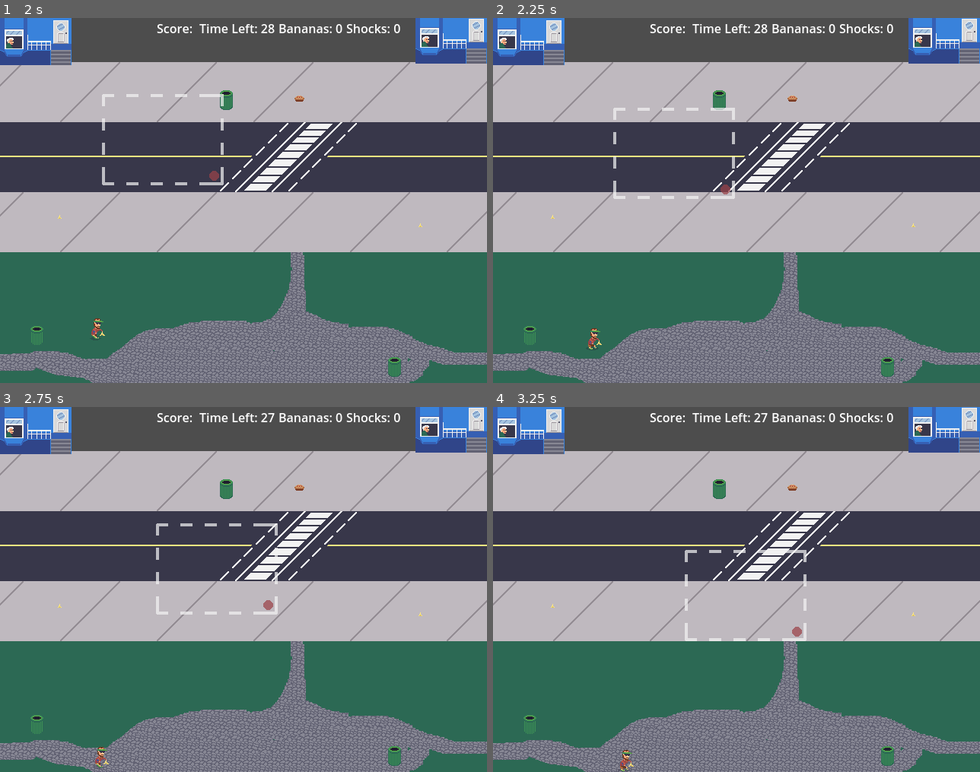
Above: before the commit, frames 1-4 (two rows, left to right).
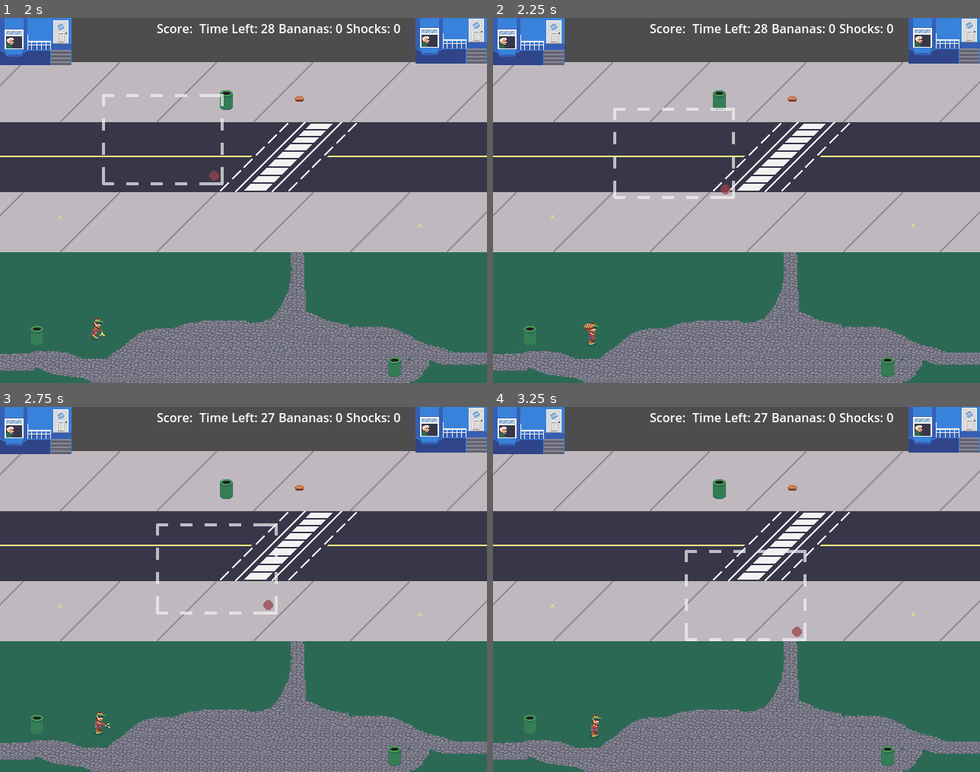
Above: after the commit, the same moments.

Repository: CarsonWebster/Game-of-Gags
Game: Godot game, scene res://Scenes/main_menu.tscn
Two runs of this game, one before a commit and one after it. Both use one fixed random seed, a clock stepped at 60 frames per second and the inputs below.
Inputs:
- Up to frame 1 (2 s): click "Play Game" at 0.5 s; hold D (walk_right) from 1.28 s (still down); hold J (attack1) from 1.28 s (still down); tap K (attack2) at 1.55 s
- Up to frame 2 (2.25 s): release D (walk_right) at 2.03 s; release J (attack1) at 2.03 s; hold S (walk_down) from 2.03 s (still down); tap K (attack2) at 2.1 s
- Up to frame 3 (2.75 s): keep holding S (walk_down); tap L (attack3) at 2.3 s
- Up to frame 4 (3.25 s): release S (walk_down) at 2.78 s; hold D (walk_right) from 2.78 s (still down); hold L (attack3) from 2.78 s (still down); tap J (attack1) at 3.05 s

Frame 1 is identical in both runs. In frame 2, 0.1% of the frame differs, in the area x 18-23%, y 83-91%; in frame 3, 0.2%, in the area x 19-23%, y 83-100%; in frame 4, 0.2%.

Commit message:
Player animations

Diff:
--- a/Scenes/player.tscn
+++ b/Scenes/player.tscn
@@ -9,6 +9,8 @@
 [ext_resource type="Texture2D" uid="uid://ceclqxxttr2gt" path="res://Assets/player/player-stand-handshake.png" id="5_n72ix"]
 [ext_resource type="Texture2D" uid="uid://bqu65a8i36pxi" path="res://Assets/player/player-handshake-miss.png" id="5_pnvgl"]
 [ext_resource type="Texture2D" uid="uid://dp1a3gooh35a" path="res://Assets/player/player-victory-spritesheet.png" id="8_q2da5"]
+[ext_resource type="Texture2D" uid="uid://do7myhuyr2eje" path="res://Assets/player/player-pie-walk-spritesheet.png" id="9_mmtof"]
+[ext_resource type="Texture2D" uid="uid://c8jtop5yqsrsw" path="res://Assets/player/player-walk-spritesheet.png" id="10_2vgfl"]
 
 [sub_resource type="AtlasTexture" id="AtlasTexture_x01mb"]
 atlas = ExtResource("3_vw2ce")
@@ -62,6 +64,14 @@
 atlas = ExtResource("3_vpq03")
 region = Rect2(128, 0, 64, 64)
 
+[sub_resource type="AtlasTexture" id="AtlasTexture_qrj7w"]
+atlas = ExtResource("9_mmtof")
+region = Rect2(0, 0, 64, 64)
+
+[sub_resource type="AtlasTexture" id="AtlasTexture_6hjxb"]
+atlas = ExtResource("9_mmtof")
+region = Rect2(64, 0, 64, 64)
+
 [sub_resource type="AtlasTexture" id="AtlasTexture_n7iuy"]
 atlas = ExtResource("8_q2da5")
 region = Rect2(0, 0, 64, 64)
@@ -118,12 +128,12 @@
 atlas = ExtResource("8_q2da5")
 region = Rect2(832, 0, 64, 64)
 
-[sub_resource type="AtlasTexture" id="AtlasTexture_nhenm"]
-atlas = ExtResource("4_fnmqy")
-region = Rect2(0, 0, 64, 64)
-
-[sub_resource type="AtlasTexture" id="AtlasTexture_nrq34"]
-atlas = ExtResource("4_fnmqy")
+[sub_resource type="AtlasTexture" id="AtlasTexture_iymt2"]
+atlas = ExtResource("10_2vgfl")
+region = Rect2(0, 0, 64, 64)
+
+[sub_resource type="AtlasTexture" id="AtlasTexture_3cw3a"]
+atlas = ExtResource("10_2vgfl")
 region = Rect2(64, 0, 64, 64)
 
 [sub_resource type="SpriteFrames" id="SpriteFrames_fubbr"]
@@ -141,117 +151,128 @@
 "duration": 1.0,
 "texture": SubResource("AtlasTexture_el4h2")
 }],
+"loop": false,
+"name": &"Banana Drop",
+"speed": 5.0
+}, {
+"frames": [{
+"duration": 1.0,
+"texture": SubResource("AtlasTexture_kumqu")
+}, {
+"duration": 1.0,
+"texture": SubResource("AtlasTexture_dcyjj")
+}],
+"loop": false,
+"name": &"Banana Walk",
+"speed": 5.0
+}, {
+"frames": [{
+"duration": 1.0,
+"texture": SubResource("AtlasTexture_4shtt")
+}],
+"loop": false,
+"name": &"Handshake",
+"speed": 5.0
+}, {
+"frames": [{
+"duration": 1.0,
+"texture": SubResource("AtlasTexture_7ti35")
+}, {
+"duration": 1.0,
+"texture": SubResource("AtlasTexture_17etk")
+}],
+"loop": false,
+"name": &"Handshake Miss",
+"speed": 5.0
+}, {
+"frames": [{
+"duration": 1.0,
+"texture": SubResource("AtlasTexture_1dos7")
+}],
+"loop": false,
+"name": &"Idle",
+"speed": 5.0
+}, {
+"frames": [{
+"duration": 1.0,
+"texture": SubResource("AtlasTexture_rho5h")
+}, {
+"duration": 1.0,
+"texture": SubResource("AtlasTexture_8d0sw")
+}, {
+"duration": 1.0,
+"texture": SubResource("AtlasTexture_ssuu3")
+}],
+"loop": false,
+"name": &"Pie Throw",
+"speed": 5.0
+}, {
+"frames": [{
+"duration": 1.0,
+"texture": SubResource("AtlasTexture_qrj7w")
+}, {
+"duration": 1.0,
+"texture": SubResource("AtlasTexture_6hjxb")
+}],
+"loop": false,
+"name": &"Pie Walk",
+"speed": 5.0
+}, {
+"frames": [{
+"duration": 1.0,
+"texture": SubResource("AtlasTexture_n7iuy")
+}, {
+"duration": 1.0,
+"texture": SubResource("AtlasTexture_kt7tg")
+}, {
+"duration": 1.0,
+"texture": SubResource("AtlasTexture_jbe8n")
+}, {
+"duration": 1.0,
+"texture": SubResource("AtlasTexture_1kfo4")
+}, {
+"duration": 1.0,
+"texture": SubResource("AtlasTexture_tmdjb")
+}, {
+"duration": 1.0,
+"texture": SubResource("AtlasTexture_yet83")
+}, {
+"duration": 1.0,
+"texture": SubResource("AtlasTexture_7tak2")
+}, {
+"duration": 1.0,
+"texture": SubResource("AtlasTexture_si1e0")
+}, {
+"duration": 1.0,
+"texture": SubResource("AtlasTexture_vm14v")
+}, {
+"duration": 1.0,
+"texture": SubResource("AtlasTexture_mdatb")
+}, {
+"duration": 1.0,
+"texture": SubResource("AtlasTexture_yf85t")
+}, {
+"duration": 1.0,
+"texture": SubResource("AtlasTexture_7tuwa")
+}, {
+"duration": 1.0,
+"texture": SubResource("AtlasTexture_5f0ci")
+}, {
+"duration": 1.0,
+"texture": SubResource("AtlasTexture_ohcp2")
+}],
+"loop": false,
+"name": &"Victory",
+"speed": 5.0
+}, {
+"frames": [{
+"duration": 1.0,
+"texture": SubResource("AtlasTexture_iymt2")
+}, {
+"duration": 1.0,
+"texture": SubResource("AtlasTexture_3cw3a")
+}],
 "loop": true,
-"name": &"Banana Drop",
-"speed": 5.0
-}, {
-"frames": [{
-"duration": 1.0,
-"texture": SubResource("AtlasTexture_kumqu")
-}, {
-"duration": 1.0,
-"texture": SubResource("AtlasTexture_dcyjj")
-}],
-"loop": true,
-"name": &"Banana Walk",
-"speed": 5.0
-}, {
-"frames": [{
-"duration": 1.0,
-"texture": SubResource("AtlasTexture_4shtt")
-}],
-"loop": true,
-"name": &"Handshake",
-"speed": 5.0
-}, {
-"frames": [{
-"duration": 1.0,
-"texture": SubResource("AtlasTexture_7ti35")
-}, {
-"duration": 1.0,
-"texture": SubResource("AtlasTexture_17etk")
-}],
-"loop": true,
-"name": &"Handshake Miss",
-"speed": 5.0
-}, {
-"frames": [{
-"duration": 1.0,
-"texture": SubResource("AtlasTexture_1dos7")
-}],
-"loop": false,
-"name": &"Idle",
-"speed": 5.0
-}, {
-"frames": [{
-"duration": 1.0,
-"texture": SubResource("AtlasTexture_rho5h")
-}, {
-"duration": 1.0,
-"texture": SubResource("AtlasTexture_8d0sw")
-}, {
-"duration": 1.0,
-"texture": SubResource("AtlasTexture_ssuu3")
-}],
-"loop": false,
-"name": &"Pie Throw",
-"speed": 5.0
-}, {
-"frames": [{
-"duration": 1.0,
-"texture": SubResource("AtlasTexture_n7iuy")
-}, {
-"duration": 1.0,
-"texture": SubResource("AtlasTexture_kt7tg")
-}, {
-"duration": 1.0,
-"texture": SubResource("AtlasTexture_jbe8n")
-}, {
-"duration": 1.0,
-"texture": SubResource("AtlasTexture_1kfo4")
-}, {
-"duration": 1.0,
-"texture": SubResource("AtlasTexture_tmdjb")
-}, {
-"duration": 1.0,
-"texture": SubResource("AtlasTexture_yet83")
-}, {
-"duration": 1.0,
-"texture": SubResource("AtlasTexture_7tak2")
-}, {
-"duration": 1.0,
-"texture": SubResource("AtlasTexture_si1e0")
-}, {
-"duration": 1.0,
-"texture": SubResource("AtlasTexture_vm14v")
-}, {
-"duration": 1.0,
-"texture": SubResource("AtlasTexture_mdatb")
-}, {
-"duration": 1.0,
-"texture": SubResource("AtlasTexture_yf85t")
-}, {
-"duration": 1.0,
-"texture": SubResource("AtlasTexture_7tuwa")
-}, {
-"duration": 1.0,
-"texture": SubResource("AtlasTexture_5f0ci")
-}, {
-"duration": 1.0,
-"texture": SubResource("AtlasTexture_ohcp2")
-}],
-"loop": true,
-"name": &"Victory",
-"speed": 5.0
-}, {
-"frames": [{
-"duration": 1.0,
-"texture": SubResource("AtlasTexture_nhenm")
-}, {
-"duration": 1.0,
-"texture": SubResource("AtlasTexture_nrq34")
-}],
-"loop": false,
 "name": &"Walk",
 "speed": 5.0
 }]
@@ -269,7 +290,7 @@
 
 [node name="AnimatedSprite2D" type="AnimatedSprite2D" parent="."]
 sprite_frames = SubResource("SpriteFrames_fubbr")
-animation = &"Banana Drop"
+animation = &"Walk"
 
 [node name="CollisionShape2D" type="CollisionShape2D" parent="."]
 position = Vector2(0, 11)
--- a/Scripts/pie_projectile.gd
+++ b/Scripts/pie_projectile.gd
@@ -20,11 +20,11 @@
 	else:
 		position.x += SPEED * delta
 	position.y += FALLING_SPEED * delta
-	print("Y pos: ", position.y, "difference: ", start_y - position.y)
+	#print("Y pos: ", position.y, "difference: ", start_y - position.y)
 	if (position.y - start_y ) > RANGE:
 		queue_free()
 
 func throw(moving_left: bool):
 	sprite.flip_v = moving_left
 	start_y = position.y
-	print("Starting y: ", start_y)
+	#print("Starting y: ", start_y)
--- a/Scripts/player.gd
+++ b/Scripts/player.gd
@@ -16,16 +16,20 @@
 enum PlayerState {
 	IDLE,
 	WALK,
+	PIE_WALK,
 	PIE,
 	BANANA_WALK,
 	BANANA,
 	SHOCK,
 }
+var MoveableStates: Array[PlayerState] = [PlayerState.IDLE, PlayerState.WALK, PlayerState.BANANA_WALK, PlayerState.PIE_WALK]
+var NonMoveableStates: Array[PlayerState] = [PlayerState.PIE, PlayerState.BANANA, PlayerState.SHOCK]
 
 var current_state: PlayerState
 func set_state(new_state: PlayerState):
 	if current_state != new_state:
 		current_state = new_state
+		#print(current_state)
 
 func _ready():
 	screen_size = get_viewport_rect().size
@@ -36,15 +40,17 @@
 		set_state(PlayerState.BANANA_WALK)
 	if Input.is_action_just_released("attack1"):
 		set_state(PlayerState.BANANA)
-	if Input.is_action_just_pressed("attack2"):
+	if Input.is_action_pressed("attack2"):
+		set_state(PlayerState.PIE_WALK)
+	if Input.is_action_just_released("attack2"):
 		set_state(PlayerState.PIE)
-	if Input.is_action_just_pressed("attack3"):
+	if Input.is_action_pressed("attack3"):
 		set_state(PlayerState.SHOCK)
 
 
 func _physics_process(_delta):
 	# Get input if we are in IDLE or WALK state
-	if current_state == PlayerState.IDLE or current_state == PlayerState.WALK or current_state == PlayerState.BANANA_WALK:
+	if current_state == PlayerState.IDLE or current_state == PlayerState.WALK or current_state == PlayerState.BANANA_WALK or current_state == PlayerState.PIE_WALK:
 		var horizontal_direction = Input.get_axis("walk_left", "walk_right")
 		if horizontal_direction:
 			velocity.x = horizontal_direction * HORIZONTAL_SPEED
@@ -62,11 +68,13 @@
 		velocity.y = move_toward(velocity.y, 0, VERTICAL_SPEED)
 
 	# Idle <-> Walk state check
-	if current_state != PlayerState.PIE or current_state != PlayerState.BANANA or current_state != PlayerState.SHOCK:
+	if current_state in MoveableStates:
 		if velocity.is_zero_approx():
+			#print("IDLING")
 			set_state(PlayerState.IDLE)
-		else:
+		elif current_state == PlayerState.IDLE:
 			set_state(PlayerState.WALK)
+
 	# Sprite flip check
 	if velocity.x < 0 && not velocity.is_zero_approx():
 		animated_sprite.flip_h = true
@@ -81,12 +89,14 @@
 			animated_sprite.play("Walk")
 		PlayerState.BANANA_WALK:
 			animated_sprite.play("Banana Walk")
+		PlayerState.PIE_WALK:
+			animated_sprite.play("Pie Walk")
 		PlayerState.PIE:
 			animated_sprite.play("Pie Throw")
 		PlayerState.BANANA:
 			animated_sprite.play("Banana Drop")
 		PlayerState.SHOCK:
-			animated_sprite.play("Handshake")
+			animated_sprite.play("Handshake Miss")
 
 	# Move and adjust postion
 	move_and_slide()
@@ -96,10 +106,13 @@
 # Ugly animation state machine right here
 func _on_animated_sprite_2d_animation_finished():
 	# Unlock other animations if action just finished
-	if animated_sprite.animation == "Pie Throw":
-		set_state(PlayerState.IDLE)
-		var pie = pie_projectile.instantiate()
-		owner.add_child(pie)
-		pie.position = $PieSpawnPoint.global_position
-		print("Throwing pie left: ", animated_sprite.flip_h)
-		pie.throw(animated_sprite.flip_h)
+	#print("Animation finsihed: ", animated_sprite.animation)
+	match animated_sprite.animation:
+		"Pie Throw":
+			set_state(PlayerState.IDLE)
+			var pie = pie_projectile.instantiate()
+			owner.add_child(pie)
+			pie.position = $PieSpawnPoint.global_position
+			pie.throw(animated_sprite.flip_h)
+		_:
+			set_state(PlayerState.IDLE)
Not shown, added: Assets/morgan/morgan-banana-slip-spritesheet.png.import
Not shown, added: Assets/morgan/morgan-pie-face-spritesheet.png.import
Not shown, added: Assets/morgan/morgan-shocked-spritesheet.png.import
Not shown, added: Assets/morgan/morgan-walk-spritesheet.png.import
Not shown, added: Assets/player/player-pie-walk-spritesheet.png.import
Not shown, added: Assets/player/player-walk-spritesheet.png.import
Not shown: 1 places in Scenes/player.tscn that only renumber resources
